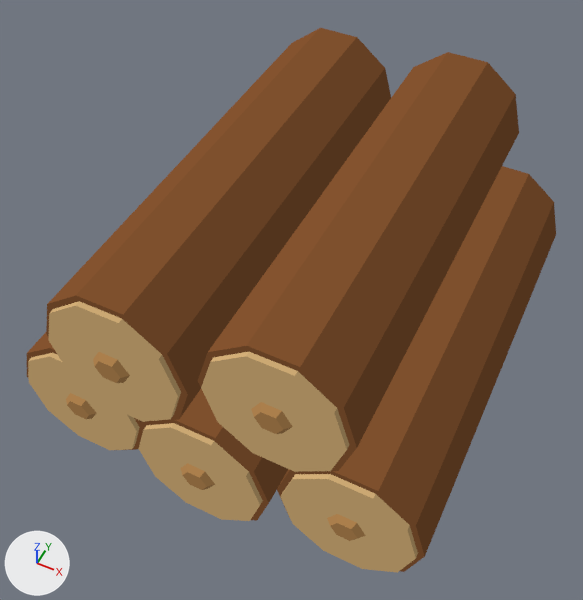
Before and after pictures for a commit that changed the glTF model art/exports/pile-wood-5.gltf.
Both versions are drawn from a 50 mm lens placed at (0.396, -0.873, 1.189), pointed at (-0.008, -0.065, 0.179). The lights are fixed; the arrows at lower left show +X, +Y and +Z. The picture after the commit comes second. Vertices at exactly the same position are counted once.

Before the edit, the objects in view are built like this:
```python
me_pile_wood_5 = bpy.data.meshes.new('pile-wood-5')
me_pile_wood_5.from_pydata(...)  # 420 vertices, 740 faces; spans x -0.345..0.345, y -0.402..0.377, z 0.0..0.437
me_pile_wood_5.materials.append(mat_bakedpalette)
ob_pile_wood_5 = bpy.data.objects.new('pile-wood-5', me_pile_wood_5)
ob_pile_wood_5.location = (0.0, 0.0, 0.0)
```
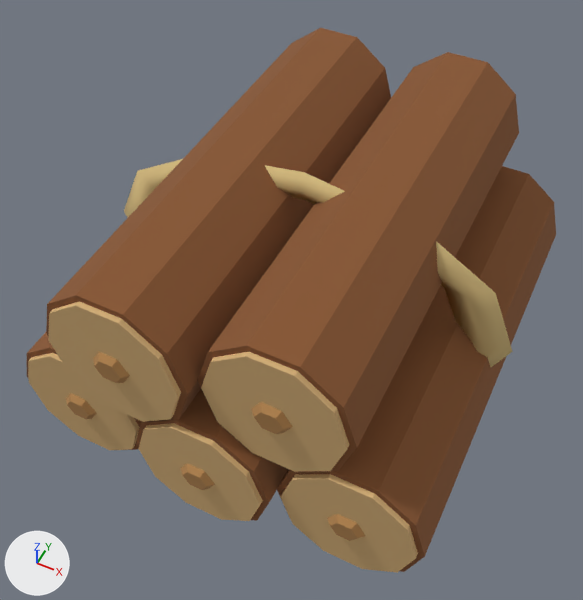
Patch to the scene script:
```diff
--- a/art/exports/pile-wood-5.gltf.py
+++ b/art/exports/pile-wood-5.gltf.py
@@ mat_mattepalettealbedo @@
+mat_mattepalettealbedo = bpy.data.materials.new('MattePaletteAlbedo')
+mat_mattepalettealbedo.use_nodes = True; mat_mattepalettealbedo.node_tree.nodes.clear()
+_N = mat_mattepalettealbedo.node_tree.nodes; _L = mat_mattepalettealbedo.node_tree.links
+n0 = _N.new('ShaderNodeBsdfPrincipled'); n0.name = 'Principled BSDF'
+n0.inputs[2].default_value = 1.0  # 'Roughness'
+n1 = _N.new('ShaderNodeOutputMaterial'); n1.name = 'Material Output'
+n2 = _N.new('ShaderNodeVertexColor'); n2.name = 'Color Attribute'
+_L.new(n0.outputs[0], n1.inputs[0])  # 'BSDF' to 'Surface'
+_L.new(n2.outputs[0], n0.inputs[0])  # 'Color' to 'Base Color'
@@ me_pile_wood_5 @@
 # used by ob_pile_wood_5; location = (0.0, 0.0, 0.0)
-me_pile_wood_5.from_pydata(...)  # 420 vertices, 740 faces; spans x -0.345..0.345, y -0.402..0.377, z 0.0..0.437
+me_pile_wood_5.from_pydata(...)  # 468 vertices, 836 faces; spans x -0.355..0.355, y -0.402..0.377, z 0.0..0.437
+# me_pile_wood_5 part 1: a new loose piece of 48 vertices spanning x -0.355..0.355, y -0.053..-0.027, z 0.0..0.437, in mat_mattepalettealbedo
+# me_pile_wood_5 part 2: 740 faces spanning x -0.345..0.345, y -0.402..0.377, z 0.0..0.437 switch from mat_bakedpalette to mat_mattepalettealbedo
```

Pixel boxes [x1, y1, x2, y2] of what changed, in the pictures (583 x 600 px):
part 1 of me_pile_wood_5, added: after [124, 159, 513, 367]
part 2 of me_pile_wood_5, recoloured: [27, 28, 556, 573] in both
